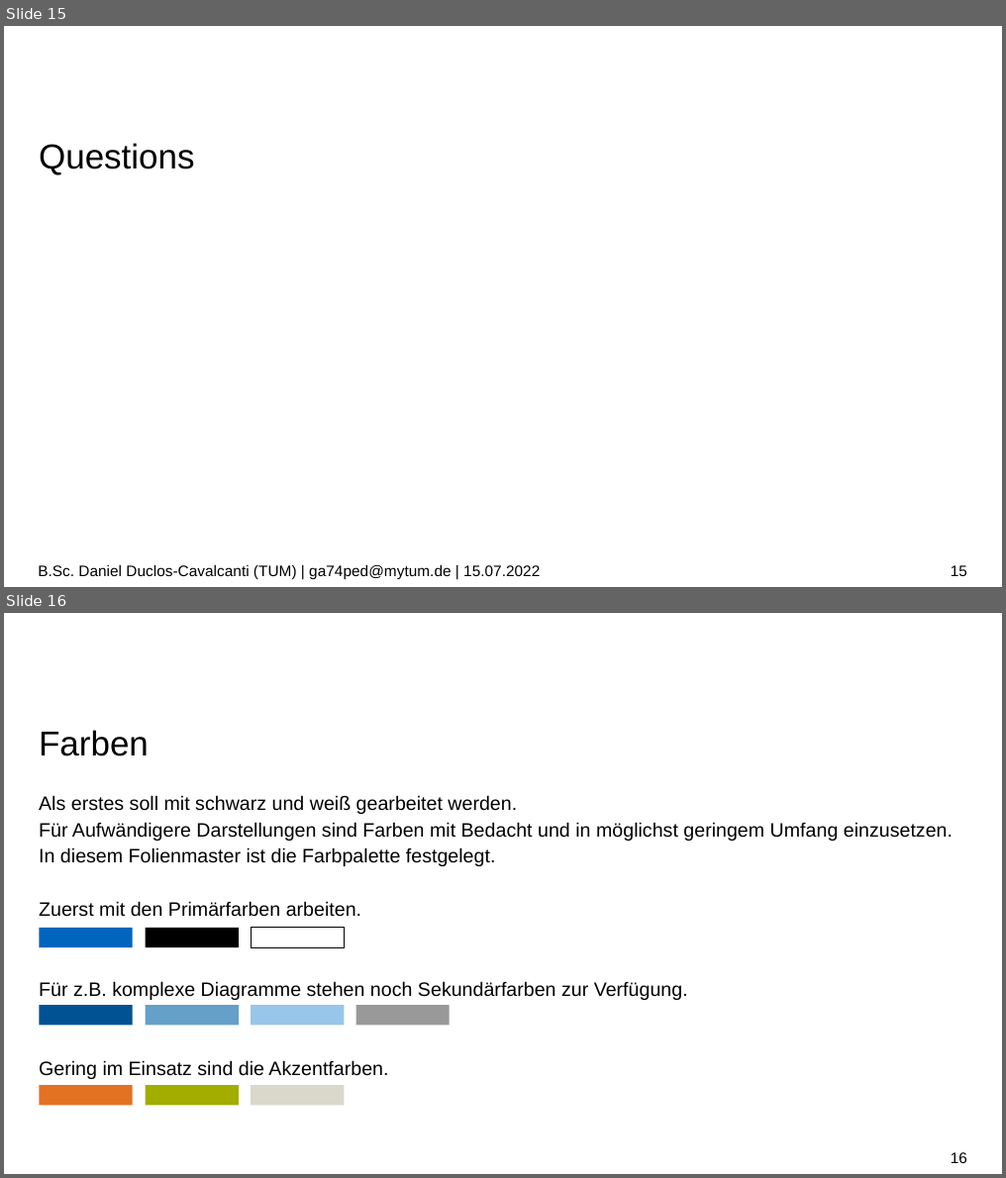
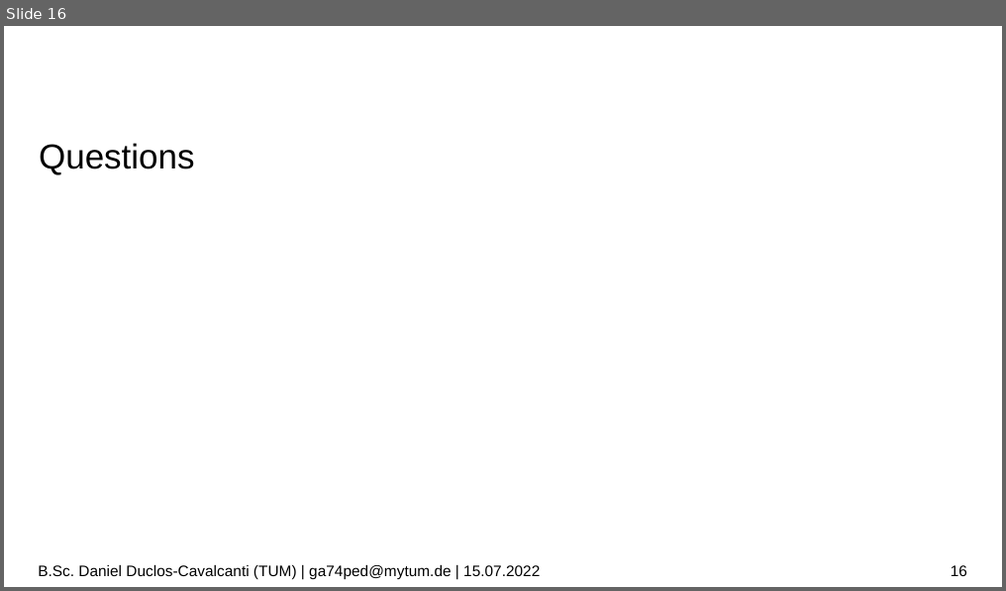
Before and after one commit to duclos-cavalcanti/tum-msei-seminar, a slide deck: pres.odp. Shown one above the other, each under a label of ours: slides 15 and 16 before the commit, slide 16 after it. The pictures are 1006x1178 and 1006x591 pixels, drawn with LibreOffice and Linux fonts; fonts in the diff are those of the drawing; background and template pictures are left out. Boxes give left, top, right and bottom in pixels: in the first picture for what was removed or moved away, otherwise in the second. Text is boxed around its words. In the diff, an @@ line names an element or a change of style, - is before the commit and + after.

```diff
--- a/pres.odp
+++ b/pres.odp
@@ slide 16 removed at [4, 613, 1002, 1174], background #FFFFFF @@
@@ title removed at [39, 730, 149, 757] @@
-Farben
@@ text removed at [39, 795, 952, 1079] @@
-Als erstes soll mit schwarz und weiß gearbeitet werden.
-Für Aufwändigere Darstellungen sind Farben mit Bedacht und in möglichst geringem Umfang einzusetzen.
-In diesem Folienmaster ist die Farbpalette festgelegt.
-Zuerst mit den Primärfarben arbeiten.
-Für z.B. komplexe Diagramme stehen noch Sekundärfarben zur Verfügung.
-Gering im Einsatz sind die Akzentfarben.
@@ rectangle removed at [39, 928, 132, 948] @@
@@ rectangle removed at [146, 928, 239, 948] @@
@@ rectangle removed at [251, 928, 344, 948] @@
@@ rectangle removed at [39, 1005, 132, 1025] @@
@@ rectangle removed at [146, 1005, 239, 1025] @@
@@ rectangle removed at [251, 1005, 344, 1025] @@
@@ rectangle removed at [356, 1005, 450, 1025] @@
@@ rectangle removed at [39, 1085, 132, 1105] @@
@@ rectangle removed at [146, 1085, 239, 1105] @@
@@ rectangle removed at [251, 1085, 344, 1105] @@
@@ page number removed at [950, 1153, 967, 1163] @@
-16
@@ what was slide 15 is now slide 16 @@
@@ page number at [950, 566, 967, 576]: text changed @@
-15
+16
```
Also in this commit, not shown: 3 slides changed, 4 slides added, 3 other slides removed, 4 other files.
